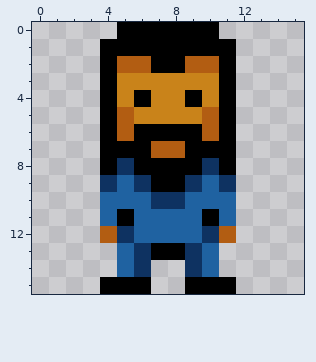
Pixel-art sprite, stored at src/res/player/stay1.png. The picture above was drawn from the file before the commit.
The file is 16x16 pixels.
After:
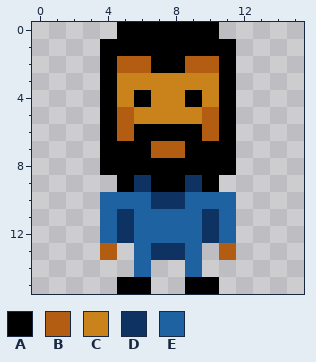
Palette (. is transparent): A #000000  B #b25d12  C #c9831a  D #0e3261  E #1f62a1
Changes in this commit:
@@ x 0..15 @@
  7 ....AAABBAAA....
- 8 ....ADAAAADA....
- 9 ....DEDAADED....
+ 8 ....AAAAAAAA....
+ 9 .....ADAADA.....
 10 ....EEEDDEEE....
-11 ....EAEEEEAE....
-12 ....BDEEEEDB....
-13 .....EDAADE.....
-14 .....ED..DE.....
-15 ....AAA..AAA....
+11 ....EDEEEEDE....
+12 ....EDEEEEDE....
+13 ....B.EDDE.B....
+14 ......E..E......
+15 .....AA..AA.....
